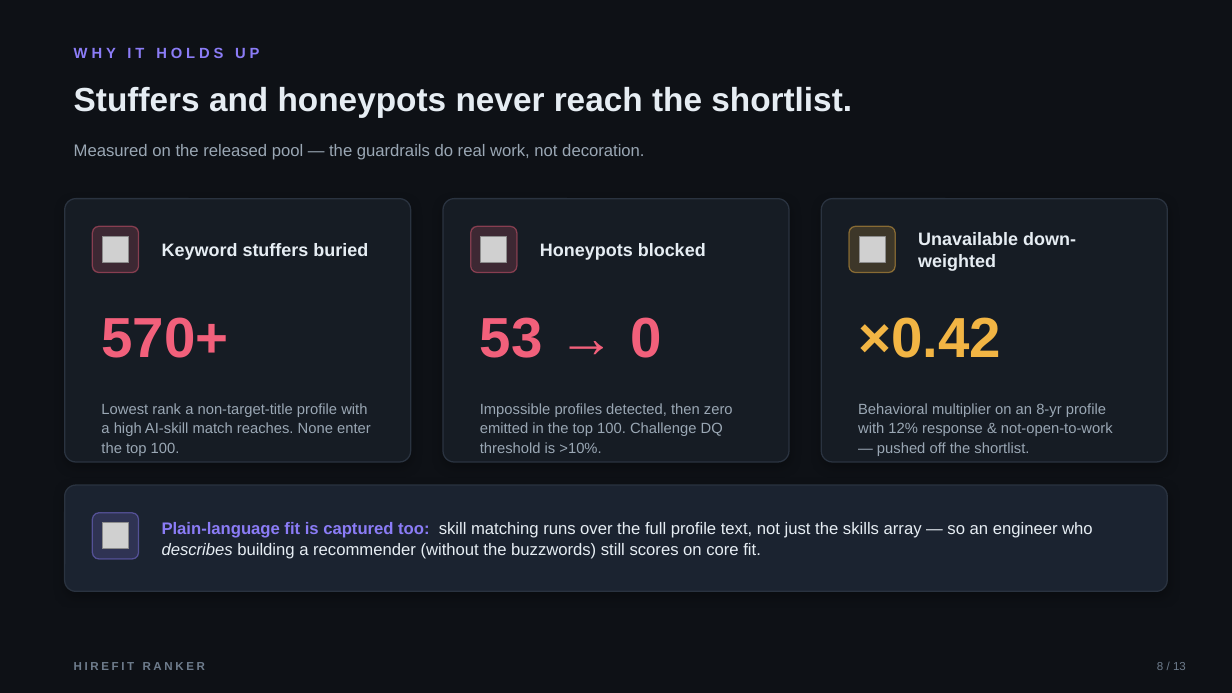
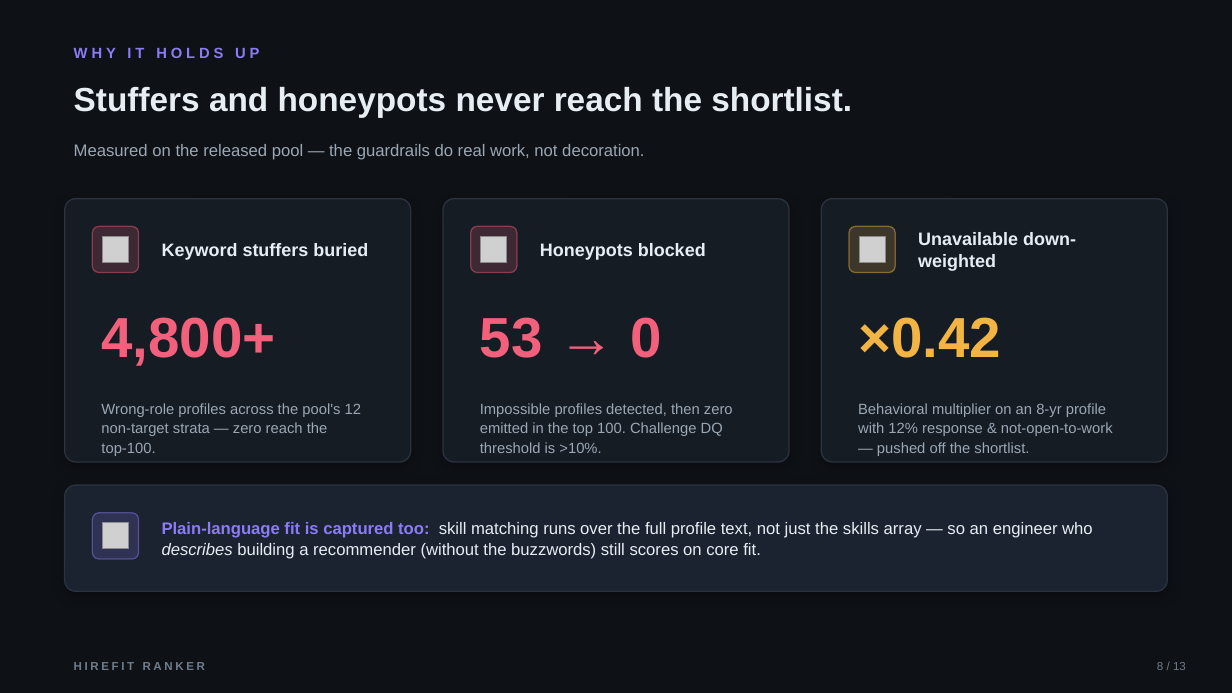
Before and after one commit to bansalbhunesh/redrob-hirefit-ranker, a slide deck: slide 8 of docs/HireFit_Ranker_Redrob_POLISHED.pptx. Drawn at 1232x693 pixels with LibreOffice and Linux fonts; fonts in the diff are those of the drawing; grey boxes stand for pictures. Boxes give left, top, right and bottom in pixels: in the first picture for what was removed or moved away, otherwise in the second. Text is boxed around its words. In the diff, an @@ line names an element or a change of style, - is before the commit and + after.

```diff
--- a/docs/HireFit_Ranker_Redrob_POLISHED.pptx
+++ b/docs/HireFit_Ranker_Redrob_POLISHED.pptx
@@ text at [101,317,275,366]: text changed @@
-570+
+4,800+
@@ text at [101,403,361,456]: text changed @@
-Lowest rank a non-target-title profile with a high AI-skill match reaches. None enter the top 100.
+Wrong-role profiles across the pool's 12 non-target strata — zero reach the top-100.
```
Also in this commit, not shown: 4 other slides changed, 14 other files.
